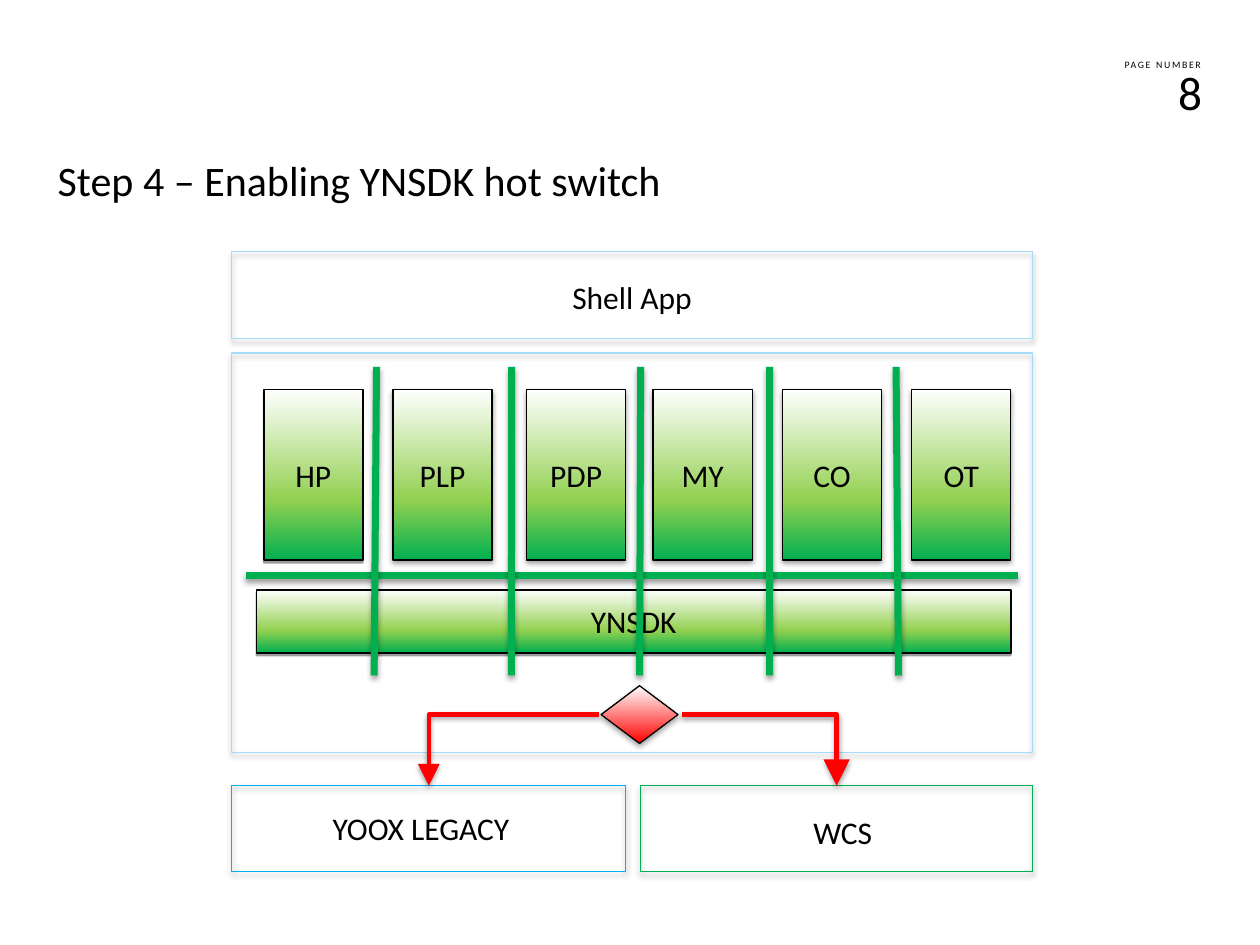
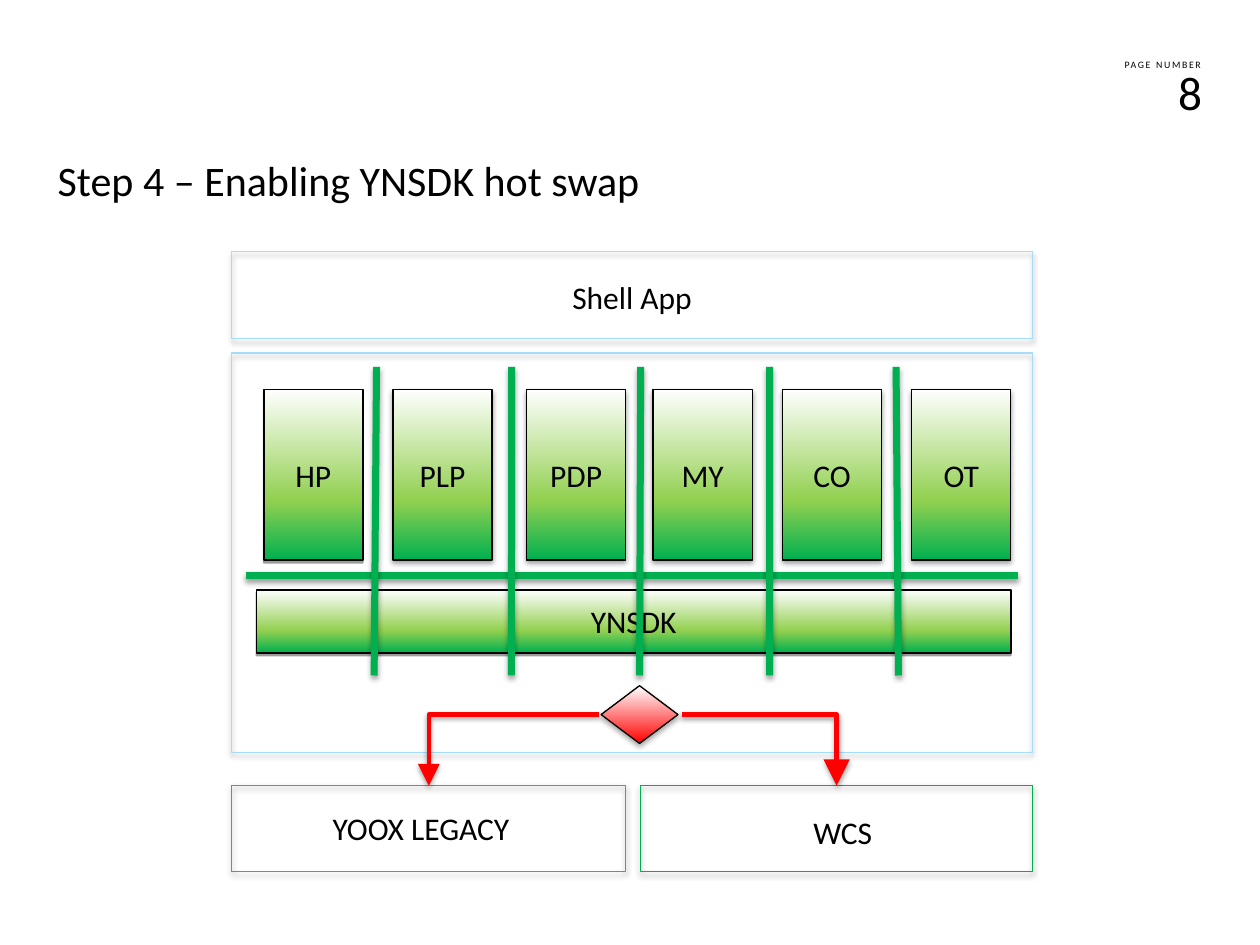
Before and after one commit to franco-melandri/ios-re-app, a slide deck: slide 8 of docs/iOS-re-app.pptx. Drawn at 1260x945 pixels with LibreOffice and Linux fonts; fonts in the diff are those of the drawing; background and template pictures are left out. Boxes give left, top, right and bottom in pixels: in the first picture for what was removed or moved away, otherwise in the second. Text is boxed around its words. In the diff, an @@ line names an element or a change of style, - is before the commit and + after.

```diff
--- a/docs/iOS-re-app.pptx
+++ b/docs/iOS-re-app.pptx
@@ text at (x1=58, y1=166, x2=639, y2=204): text changed @@
-Step 4 – Enabling YNSDK hot switch
+Step 4 – Enabling YNSDK hot swap
```
Also in this commit, not shown: 2 other slides changed.
